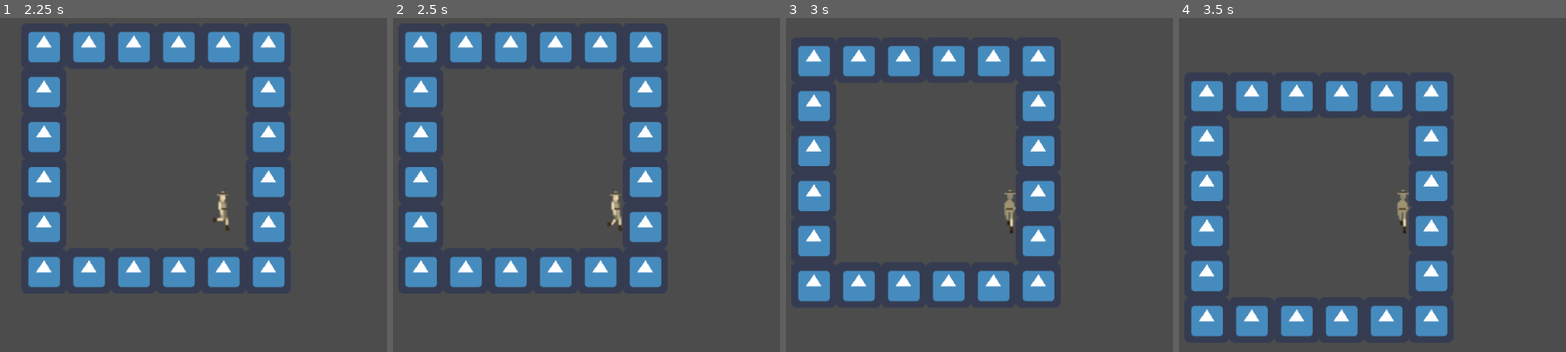
Above: before the commit, frames 1-4 (left to right).
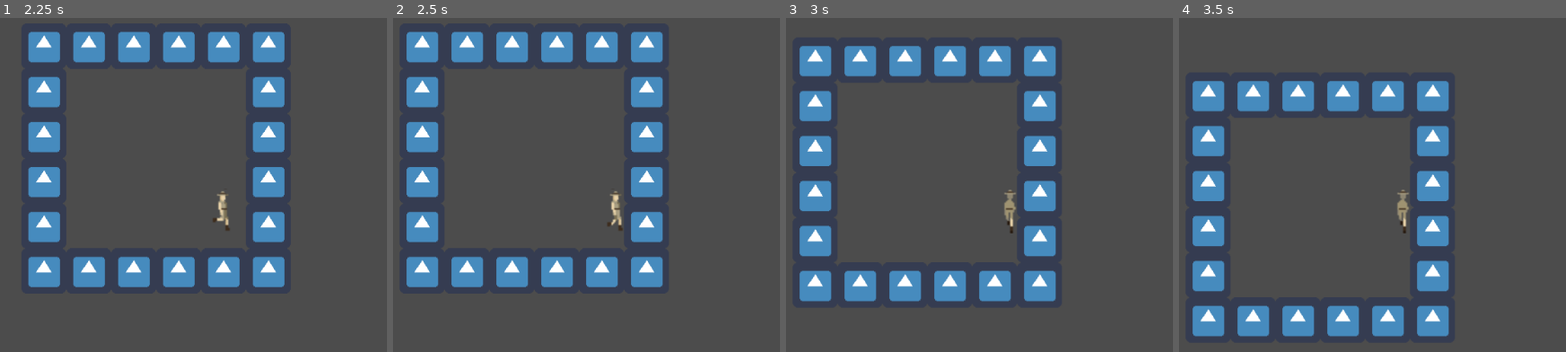
Above: after the commit, the same moments.

Repository: mirogon/Archaeology
Game: Godot game, scene res://Scenes/Main.tscn
The game is run twice, just before and just after one commit, with the same random seed, the same clock (stepped at 60 frames per second) and the same inputs. The engine's default icon, where the game draws it, is replaced by a stand-in: a white triangle on a blue panel in a dark square.
Inputs:
- Up to frame 1 (2.25 s): tap Enter at 0.5 s; hold Right (ui_right) 0.53-1.28 s; hold Down (ui_down) 1.28-2.03 s; hold Right (ui_right) from 2.03 s (still down)
- Up to frame 2 (2.5 s): keep holding Right (ui_right)
- Up to frame 3 (3 s): release Right (ui_right) at 2.78 s; hold Up (ui_up) from 2.78 s (still down)
- Up to frame 4 (3.5 s): keep holding Up (ui_up)

Frame 1 is identical in both runs. In frame 2, 2.6% of the frame differs, in the area x 3-70%, y 4-81%; in frame 3, 2.7%, in the area x 3-70%, y 8-85%; in frame 4, 2.7%.

Commit message:
Renamed Sprite.gd to Player.gd added Collision detection

Diff:
--- a/Scenes/Main.tscn
+++ b/Scenes/Main.tscn
@@ -1,6 +1,6 @@
 [gd_scene load_steps=24 format=2]
 
-[ext_resource path="res://Scripts/Sprite.gd" type="Script" id=1]
+[ext_resource path="res://Scripts/Player.gd" type="Script" id=1]
 [ext_resource path="res://Scenes/Test.tscn" type="PackedScene" id=2]
 [ext_resource path="res://Asstes/Character/Walk_Cycle.png" type="Texture" id=3]
 
@@ -118,23 +118,24 @@
 } ]
 
 [sub_resource type="RectangleShape2D" id=21]
-extents = Vector2( 10, 31.25 )
+extents = Vector2( 12, 29.5 )
 
 [node name="Main" type="Node2D"]
 
 [node name="TestMap" parent="." instance=ExtResource( 2 )]
 
-[node name="KinematicBody2D" type="KinematicBody2D" parent="."]
+[node name="Player" type="KinematicBody2D" parent="."]
 script = ExtResource( 1 )
 
-[node name="AnimatedSprite" type="AnimatedSprite" parent="KinematicBody2D"]
+[node name="AnimatedSprite" type="AnimatedSprite" parent="Player"]
 scale = Vector2( 2, 2 )
 frames = SubResource( 20 )
 animation = "Walk_Left"
 playing = true
 
-[node name="CollisionShape2D" type="CollisionShape2D" parent="KinematicBody2D"]
+[node name="CollisionShape2D" type="CollisionShape2D" parent="Player"]
+position = Vector2( 0, -0.5 )
 shape = SubResource( 21 )
 
-[node name="Camera2D" type="Camera2D" parent="KinematicBody2D"]
+[node name="Camera2D" type="Camera2D" parent="Player"]
 current = true
--- a/Scenes/Test.tscn
+++ b/Scenes/Test.tscn
@@ -6,7 +6,7 @@
 points = PoolVector2Array( 0, 0, 64, 0, 64, 64, 0, 64 )
 
 [sub_resource type="TileSet" id=2]
-0/name = "icon.png 0"
+0/name = "Wall"
 0/texture = ExtResource( 1 )
 0/tex_offset = Vector2( 0, 0 )
 0/modulate = Color( 1, 1, 1, 1 )
--- a/Scripts/Sprite.gd
+++ b/Scripts/Player.gd
@@ -44,7 +44,19 @@
 	return moveDir
 
 func _physics_process(delta):
-	move_and_collide(movement() * delta * movementSpeed)
+	move_and_slide(movement() * movementSpeed)
+	if(get_slide_count() > 0):
+		var collision = get_slide_collision(0)
+		if(collision):
+			#print("Player collided with: ", collision.collider)
+			var tileMap: TileMap = collision.collider as TileMap
+			if(tileMap):
+				var tilePos = tileMap.world_to_map(position)
+				tilePos -= collision.normal
+				var tileId = tileMap.get_cellv(tilePos)
+				var tileName = tileMap.tile_set.tile_get_name(tileId)
+				#print(tileName)
+
 
 func _process(delta):
 	#self.position += movement() * delta * movementSpeed
